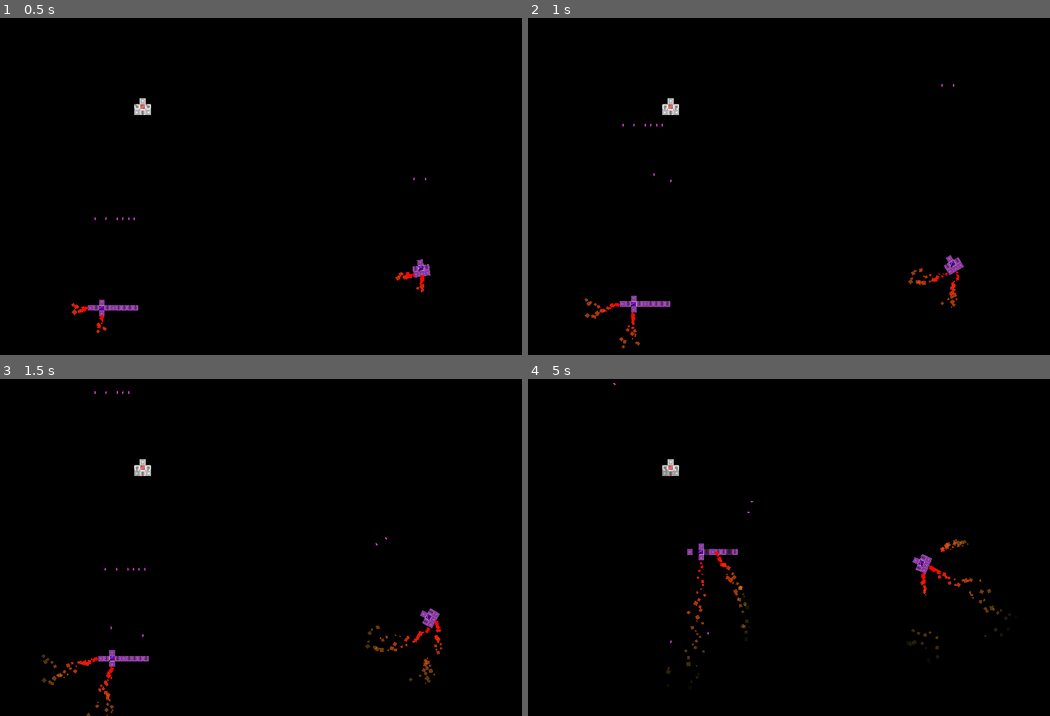
Above: before the commit, frames 1-4 (two rows, left to right).
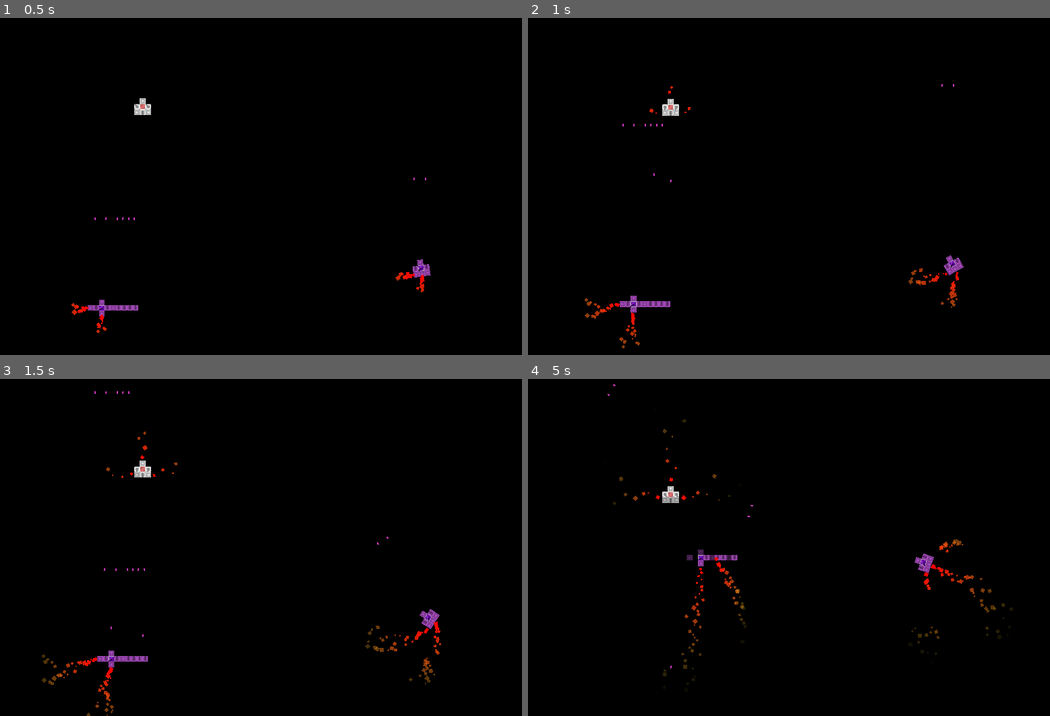
Above: after the commit, the same moments.

Repository: lucasericsson222/ModularSpaceships
Game: Godot game, scene res://Space.tscn
Same seed, same stepped clock (60 frames per second), same inputs: the game is played once before the commit and once after it.
Inputs (mouse positions are in pixels of both pictures, inside the frame that each line leads up to):
- Up to frame 1 (0.5 s): no input
- Up to frame 2 (1 s): tap Enter at 0.5 s; move the mouse to (621, 307) at 0.52 s; hold D from 0.53 s (still down); tap Space at 0.6, 0.77 s; click (621, 307) at 0.67 s
- Up to frame 3 (1.5 s): tap Space at 1.07, 1.35 s; move the mouse to (109, 668) at 1.27 s; release D at 1.28 s; hold S from 1.28 s (still down); click (109, 668) at 1.42 s
- Up to frame 4 (5 s): tap Space at 1.52, 1.82, 2.1, 2.85, 3.02, 3.32, 3.6, 3.77, 4.07, 4.35, 4.52, 4.82 s; move the mouse to (653, 648) at 2.02 s; release S at 2.03 s; hold D 2.03-2.78 s; click (653, 648) at 2.17 s; move the mouse to (684, 631) at 2.77 s; hold W 2.78-3.53 s; click (684, 631) at 2.92 s; move the mouse to (710, 608) at 3.52 s; hold A from 3.53 s (still down); click (710, 608) at 3.67 s; move the mouse to (726, 581) at 4.27 s; click (726, 581) at 4.42 s

Frame 1 is identical in both runs. In frame 2, 0.2% of the frame differs, in the area x 14-84%, y 20-90%; in frame 3, 0.5%; in frame 4, 1.7%, in the area x 15-94%, y 1-90%.

Commit message:
Still broken: firing input works but thrusters doesn't
something about the if statement causes the assignment of the event not to work:
main guess: that if statement is firing for the same action twice, but with differently rotated thrusters, causing it to fail the if statemetn the second time and cause the space bar to fire the thrusters.

Diff:
--- a/SpaceshipModule/Thruster/Thruster.gd
+++ b/SpaceshipModule/Thruster/Thruster.gd
@@ -5,38 +5,14 @@
 export var impulse_strength = 2 # if need to increase thruster speed
 func _ready():
 	InputMap.add_action("Thruster" + String(get_instance_id()))
+	var event = InputEventKey.new()
+	var myscancode = KEY_SPACE
 	if rotation_degrees == 0:
-		var event = InputEventKey.new()
-		event.scancode = KEY_W
-		event.pressed = false
-		InputMap.action_add_event("Thruster" + String(get_instance_id()), event)
-	if rotation_degrees == 90:
-		if position.y >= 0:
-			var event = InputEventKey.new()
-			event.scancode = KEY_A
-			event.pressed = false
-			InputMap.action_add_event("Thruster" + String(get_instance_id()), event)
-		else:
-			var event = InputEventKey.new()
-			event.scancode = KEY_D
-			event.pressed = false
-			InputMap.action_add_event("Thruster" + String(get_instance_id()), event)
-	if rotation_degrees == 270:
-		if position.y >= 0:
-			var event = InputEventKey.new()
-			event.scancode = KEY_D
-			event.pressed = false
-			InputMap.action_add_event("Thruster" + String(get_instance_id()), event)
-		else:
-			var event = InputEventKey.new()
-			event.scancode = KEY_A
-			event.pressed = false
-			InputMap.action_add_event("Thruster" + String(get_instance_id()), event)
-	if rotation_degrees == 180:
-		var event = InputEventKey.new()
-		event.scancode = KEY_S
-		event.pressed = false
-		InputMap.action_add_event("Thruster" + String(get_instance_id()), event)
+		myscancode = KEY_W
+	event.scancode = myscancode
+	event.pressed = false
+	InputMap.action_add_event("Thruster" + String(get_instance_id()), event)
+
 func _physics_process(_delta):
 
 	# fire the thrusters
